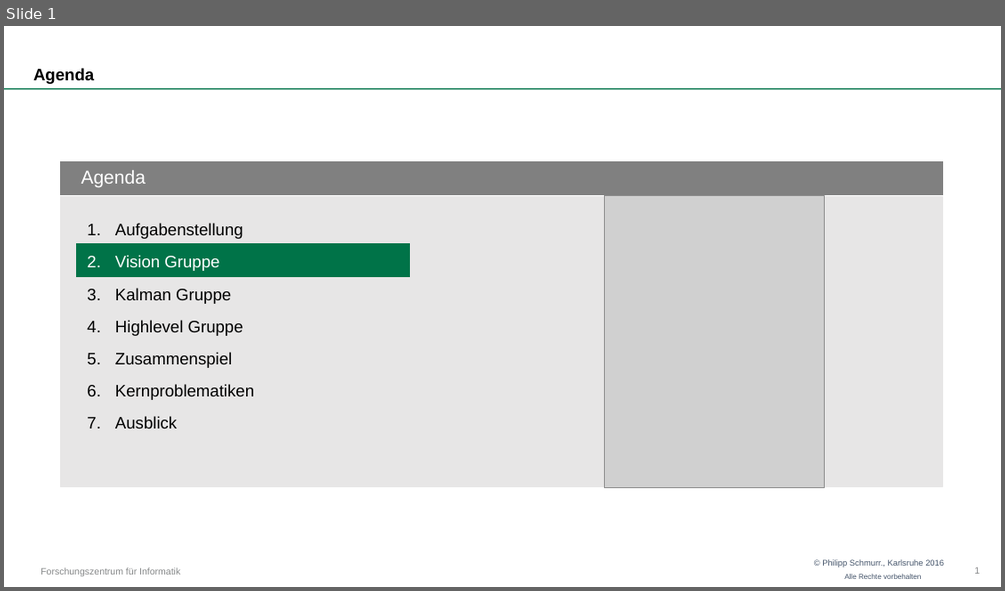
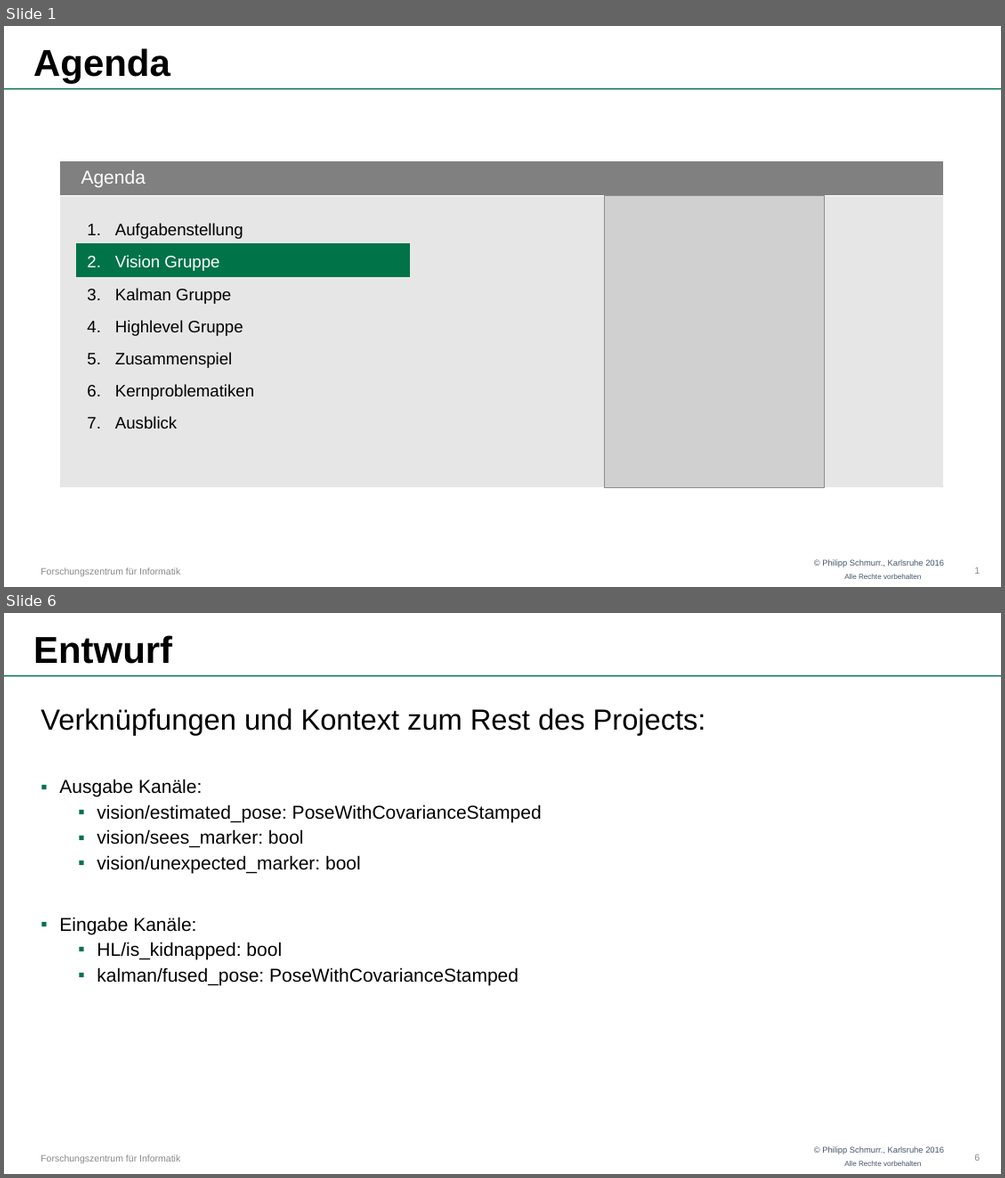
Before and after one commit to OtonoKakuei/robprak1516-documentation, a slide deck: robprak1516-presentation-vision.pptx. Shown one above the other, each under a label of ours: slide 1 before the commit, slides 1 and 6 after it; the slides between them are not shown. The pictures are 1005x591 and 1005x1178 pixels, drawn with LibreOffice and Linux fonts; fonts in the diff are those of the drawing; grey boxes stand for pictures; background and template pictures are left out. Boxes give left, top, right and bottom in pixels: in the first picture for what was removed or moved away, otherwise in the second. Text is boxed around its words. In the diff, an @@ line names an element or a change of style, - is before the commit and + after.

```diff
--- a/robprak1516-presentation-vision.pptx
+++ b/robprak1516-presentation-vision.pptx
@@ slide 6 added at <box>4,613,1001,1174</box>, background #FFFFFF; not listed: 4 template elements that a slide beside it also shows @@
@@ title added at <box>33,635,172,664</box>, 36 pt, text #000000, bold @@
+Entwurf
@@ text added at <box>40,708,706,985</box>, 18 pt, text #000000 @@
+Verknüpfungen und Kontext zum Rest des Projects:
+▪ Ausgabe Kanäle:
+  ▪ vision/estimated_pose: PoseWithCovarianceStamped
+  ▪ vision/sees_marker: bool
+  ▪ vision/unexpected_marker: bool
+▪ Eingabe Kanäle:
+  ▪ HL/is_kidnapped: bool
+  ▪ kalman/fused_pose: PoseWithCovarianceStamped
@@ page number added at <box>974,1154,979,1160</box>, 9 pt, text #868889 @@
+6
@@ slide 1 changed as well @@
@@ title "Agenda" at <box>33,48,170,83</box>: size 16 to 36 pt @@
```
Also in this commit, not shown: 10 other slides added, 1 slide removed.
